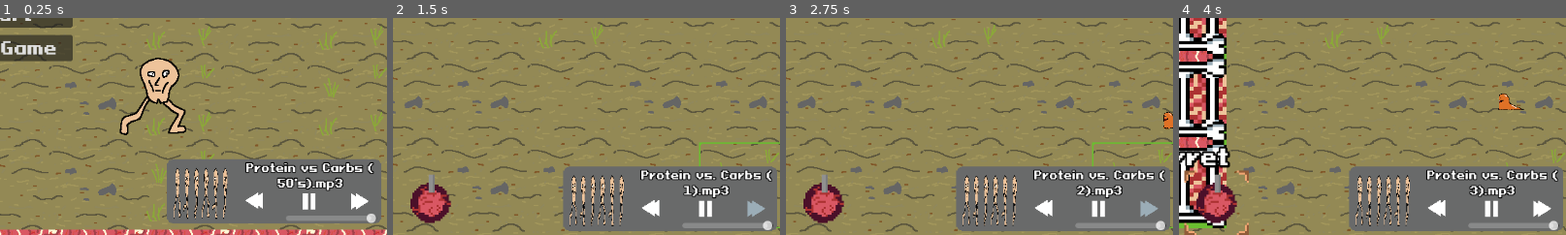
Above: before the commit, frames 1-4 (left to right).
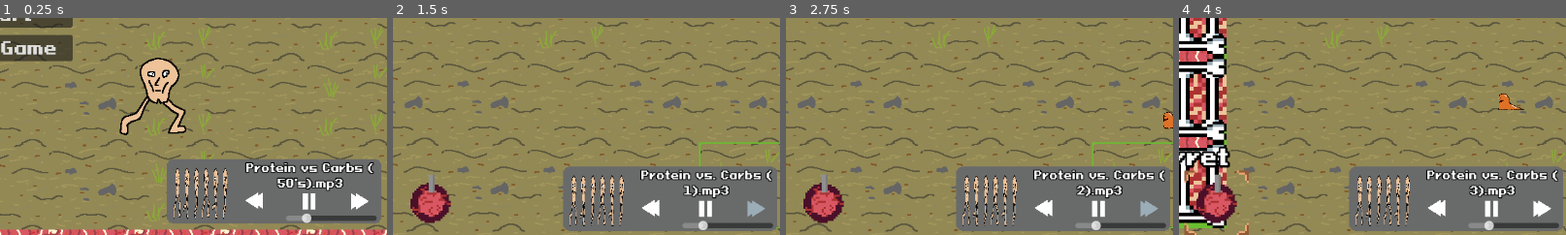
Above: after the commit, the same moments.

Repository: PhilipSBeck/Ludum-Dare-56
Game: Godot game, scene res://Levels/TitleScreen.tscn
Two runs of this game, one before a commit and one after it. Both use one fixed random seed, a clock stepped at 60 frames per second and the inputs below. Sound files missing from this copy of the repository are replaced by a short silence.
Inputs (mouse positions are % of the whole screen's width and height, from its top left):
- Up to frame 1 (0.25 s): no input
- Up to frame 2 (1.5 s): click "Start" at 0.5 s; click (96, 94) at 1.25 s
- Up to frame 3 (2.75 s): click (96, 94) at 2 s
- Up to frame 4 (4 s): click (46, 93) at 2.75 s; click (54, 93) at 3.5 s
The pictures show only the part of the screen within x 49-99%, y 50-100%; the shares and areas given below are measured in that part.

The runs differ from the first frame. In frame 1, 0.6% of the frame differs, in the area x 77-98%, y 90-95%; in frame 2, 0.6%; in frame 3, 0.6%; in frame 4, 0.6%.

Commit message:
Fixed quit button and lowered volume of game

Diff:
--- a/Levels/TitleScreen.tscn
+++ b/Levels/TitleScreen.tscn
@@ -40,4 +40,5 @@
 [node name="Scrote" parent="." instance=ExtResource("5_8dhs3")]
 position = Vector2(805, 437)
 
+[connection signal="quit_button_pressed" from="TitleScreen" to="." method="_on_title_screen_quit_button_pressed"]
 [connection signal="start_button_pressed" from="TitleScreen" to="." method="_on_title_screen_start_button_pressed"]
--- a/Scripts/HUD/music_player_widget.gd
+++ b/Scripts/HUD/music_player_widget.gd
@@ -13,8 +13,8 @@
 	$AudioStreamPlayer.play()
 	var splits = currentSong.resource_path.rsplit("/")
 	$ColorRect/Label.text = splits[splits.size()-1]
-
-
+	$AudioStreamPlayer.volume_db = linear_to_db(0.2)
+	$ColorRect/Volume.value = 20
 
 
 func _on_play_pressed() -> void:
Not shown: 1 places in Levels/TitleScreen.tscn that only renumber resources
Not shown: 1 places in Levels/main.tscn that only renumber resources
